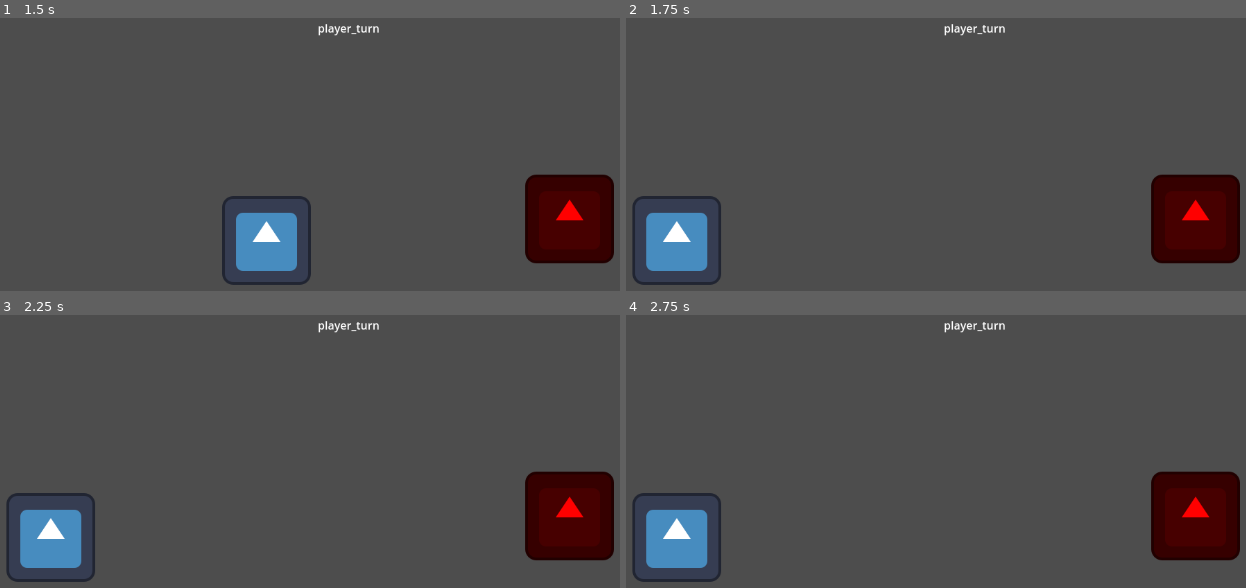
Above: before the commit, frames 1-4 (two rows, left to right).
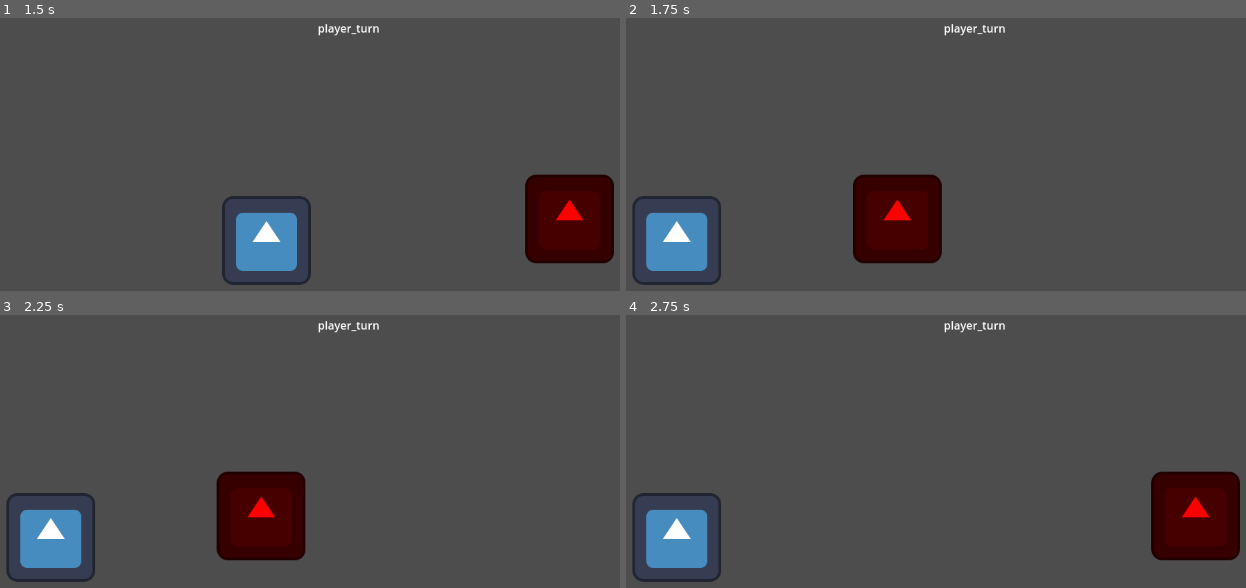
Above: after the commit, the same moments.

Repository: HappyDie77/Mini-RPG-1
Game: Godot game, scene res://manen/battle_test.tscn
Same seed, same stepped clock (60 frames per second), same inputs: the game is played once before the commit and once after it. This scene is started directly instead of the project's main scene. The engine's default icon, where the game draws it, is replaced by a stand-in: a white triangle on a blue panel in a dark square.
Inputs:
- Up to frame 1 (1.5 s): click "attack" at 0.5 s; hold D (right) from 1.28 s (still down)
- Up to frame 2 (1.75 s): keep holding D (right)
- Up to frame 3 (2.25 s): release D (right) at 2.03 s; hold S (down) from 2.03 s (still down)
- Up to frame 4 (2.75 s): keep holding S (down)

Frame 1 is identical in both runs. In frame 2, 9.1% of the frame differs, in the area x 36-100%, y 57-90%; in frame 3, 9.1%, in the area x 34-100%, y 57-90%; in frame 4, nothing differs.

Commit message:
hhhah

Diff:
--- a/manen/battle_test.tscn
+++ b/manen/battle_test.tscn
@@ -1,7 +1,8 @@
-[gd_scene load_steps=7 format=3 uid="uid://bpw66ea71ov7a"]
+[gd_scene load_steps=11 format=3 uid="uid://bpw66ea71ov7a"]
 
 [ext_resource type="Texture2D" uid="uid://djwerikpva4ku" path="res://icon.svg" id="1_qcneu"]
 [ext_resource type="Script" path="res://manen/player_battle.gd" id="2_8claq"]
+[ext_resource type="Script" path="res://manen/enemy_battle.gd" id="3_vi3xf"]
 
 [sub_resource type="Animation" id="Animation_t3vu6"]
 resource_name = "default attack"
@@ -55,6 +56,42 @@
 "defend": SubResource("Animation_ohqiy")
 }
 
+[sub_resource type="Animation" id="Animation_3wt4d"]
+resource_name = "enemy_attack"
+tracks/0/type = "value"
+tracks/0/imported = false
+tracks/0/enabled = true
+tracks/0/path = NodePath("enemies/enemy:position")
+tracks/0/interp = 1
+tracks/0/loop_wrap = true
+tracks/0/keys = {
+"times": PackedFloat32Array(0, 0.233333, 0.966667),
+"transitions": PackedFloat32Array(1, 1.93187, 1),
+"update": 0,
+"values": [Vector2(902, 355), Vector2(233, 355), Vector2(902, 355)]
+}
+
+[sub_resource type="Animation" id="Animation_dvslo"]
+length = 0.001
+tracks/0/type = "value"
+tracks/0/imported = false
+tracks/0/enabled = true
+tracks/0/path = NodePath("enemies/enemy:position")
+tracks/0/interp = 1
+tracks/0/loop_wrap = true
+tracks/0/keys = {
+"times": PackedFloat32Array(0),
+"transitions": PackedFloat32Array(1),
+"update": 0,
+"values": [Vector2(902, 355)]
+}
+
+[sub_resource type="AnimationLibrary" id="AnimationLibrary_mtlng"]
+_data = {
+"RESET": SubResource("Animation_dvslo"),
+"enemy_attack": SubResource("Animation_3wt4d")
+}
+
 [node name="battle_test" type="Node2D"]
 
 [node name="player" type="Sprite2D" parent="."]
@@ -86,11 +123,6 @@
 text = "defend
 "
 
-[node name="enemy" type="Sprite2D" parent="."]
-modulate = Color(1, 0, 0, 1)
-position = Vector2(902, 355)
-texture = ExtResource("1_qcneu")
-
 [node name="Node2D" type="Node2D" parent="."]
 
 [node name="Label" type="Label" parent="Node2D"]
@@ -100,8 +132,22 @@
 offset_bottom = 91.0
 text = "player_turn"
 
-[node name="e" type="Node2D" parent="."]
+[node name="enemies" type="Node2D" parent="."]
+unique_name_in_owner = true
+
+[node name="enemy" type="Sprite2D" parent="enemies"]
+modulate = Color(1, 0, 0, 1)
+position = Vector2(902, 355)
+texture = ExtResource("1_qcneu")
+script = ExtResource("3_vi3xf")
+
+[node name="AnimationPlayer" type="AnimationPlayer" parent="enemies/enemy"]
+root_node = NodePath("../../..")
+libraries = {
+"": SubResource("AnimationLibrary_mtlng")
+}
 
 [connection signal="animation_finished" from="player/AnimationPlayer" to="player" method="_on_animation_player_animation_finished"]
 [connection signal="pressed" from="player/battle_ui/attack" to="player" method="_on_button_pressed"]
 [connection signal="pressed" from="player/battle_ui/defend" to="player" method="_on_defend_pressed"]
+[connection signal="animation_finished" from="enemies/enemy/AnimationPlayer" to="enemies/enemy" method="_on_animation_player_animation_finished"]
--- /dev/null
+++ b/manen/enemy_battle.gd
@@ -0,0 +1,12 @@
+extends Sprite2D
+
+
+func my_turn():
+	attack()
+
+func attack():
+	$AnimationPlayer.play("enemy_attack")
+
+
+func _on_animation_player_animation_finished(anim_name: StringName) -> void:
+	pass # Replace with function body.
--- a/manen/player_battle.gd
+++ b/manen/player_battle.gd
@@ -17,10 +17,12 @@
 
 
 func _on_animation_player_animation_finished(anim_name: StringName) -> void:
-	pass
+	enemy_turn()
 
 func player_turn():
 	$battle_ui.visible=true
 
 func enemy_turn():
-	pass
+	for i in %enemies.get_children():
+		if i.has_method("my_turn"):
+			i. my_turn()
